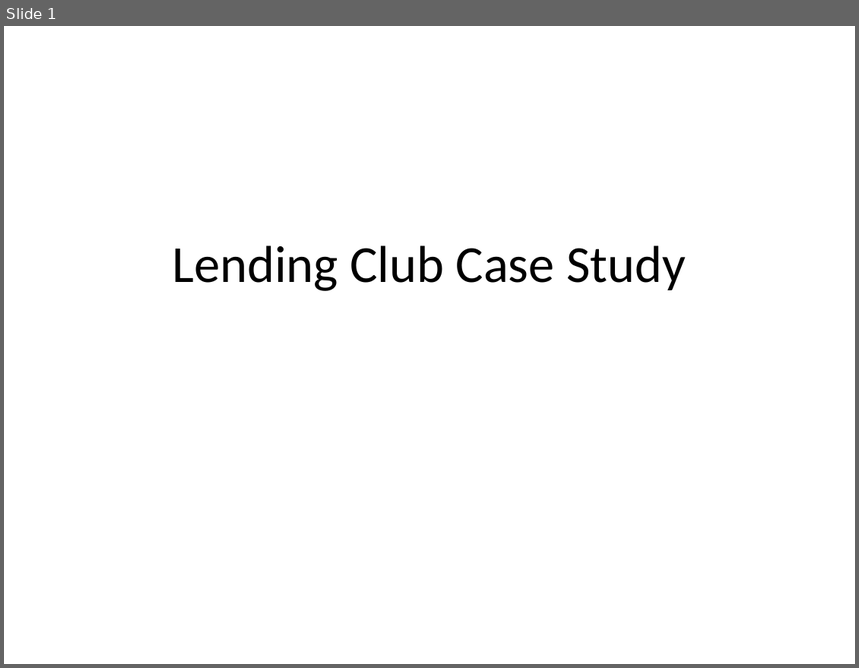
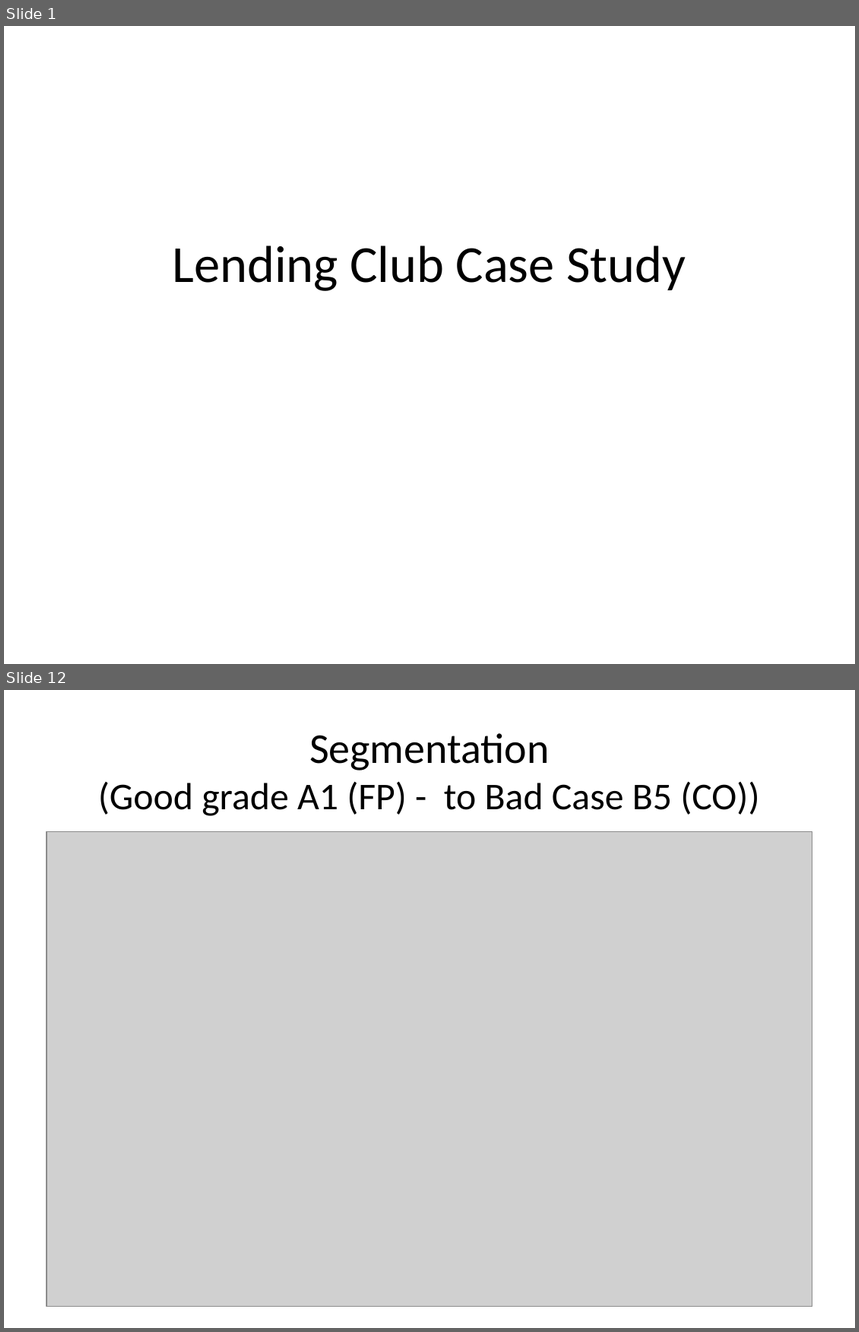
Before and after one commit to Gurupreet1111/LendingClubCaseStudy, a slide deck: Presentation.pptx. Shown one above the other, each under a label of ours: slide 1 before the commit, slides 1 and 12 after it; the slides between them are not shown. The pictures are 859x668 and 859x1332 pixels, drawn with LibreOffice and Linux fonts; fonts in the diff are those of the drawing; grey boxes stand for pictures. Boxes give left, top, right and bottom in pixels: in the first picture for what was removed or moved away, otherwise in the second. Text is boxed around its words. In the diff, an @@ line names an element or a change of style, - is before the commit and + after.

```diff
--- a/Presentation.pptx
+++ b/Presentation.pptx
@@ slide 12 added at box(4, 690, 855, 1328), background #FFFFFF @@
@@ title added at box(98, 733, 759, 816), 32 pt, text #000000 @@
+Segmentation
+(Good grade A1 (FP) - to Bad Case B5 (CO))
@@ picture added at box(47, 832, 813, 1307) @@
```
Also in this commit, not shown: 18 other slides added.
